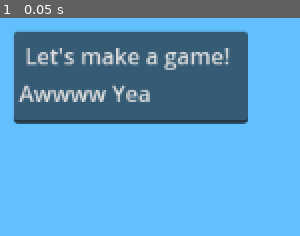
Above: before the commit, frame 1.
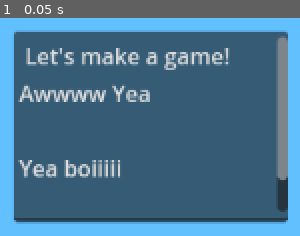
Above: after the commit, the same moment.

Repository: Dink179/FinISHed
Game: Godot game, scene res://Letsdothis.tscn
Same seed, same stepped clock (60 frames per second), same inputs: the game is played once before the commit and once after it. The project has no main scene, so this scene is started directly.
Inputs:
- Up to frame 1 (0.05 s): no input

The runs differ from the first frame. In frame 1, 48% of the frame differs, in the area x 4-96%, y 5-95%.

Commit message:
Update Letsdothis.tscn
its text baybeee

Diff:
--- a/The Game/Letsdothis.tscn
+++ b/The Game/Letsdothis.tscn
@@ -13,7 +13,10 @@
 layout_mode = 0
 offset_left = 520.0
 offset_top = 302.0
-offset_right = 689.0
-offset_bottom = 369.0
+offset_right = 718.0
+offset_bottom = 440.0
 text = " Let's make a game!
-Awwww Yea"
+Awwww Yea
+
+Yea boiiiii
+"
